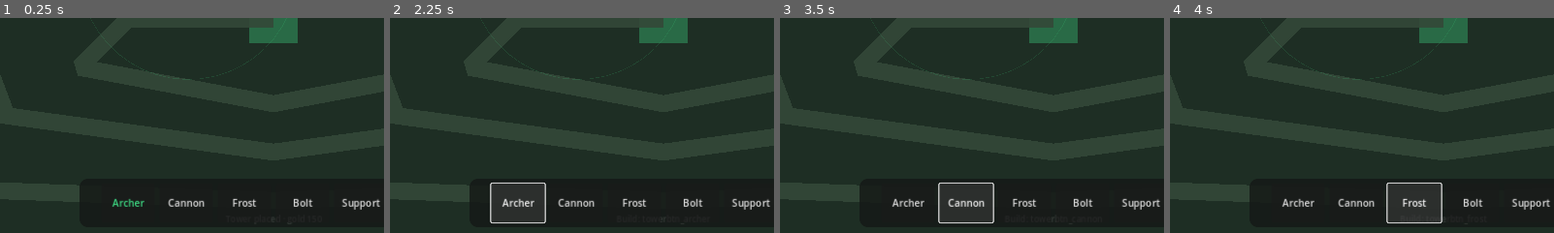
Above: before the commit, frames 1-4 (left to right).
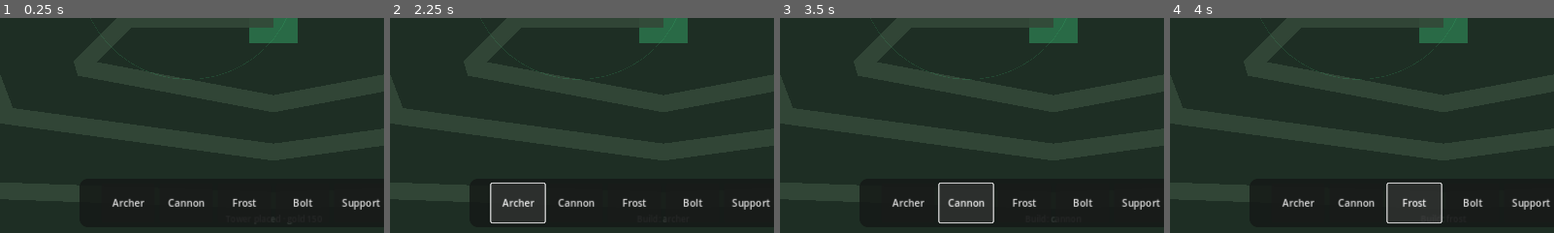
Above: after the commit, the same moments.

Repository: kennethIve/Green-TD
Game: Godot game, scene res://scenes/main.tscn
The game is run twice, just before and just after one commit, with the same random seed, the same clock (stepped at 60 frames per second) and the same inputs.
Inputs:
- Up to frame 1 (0.25 s): no input
- Up to frame 2 (2.25 s): click "Upgrade" at 0.5 s; click "Sell" at 1.25 s; click "Archer" at 2 s
- Up to frame 3 (3.5 s): click "Cannon" at 2.75 s
- Up to frame 4 (4 s): click "Frost" at 3.5 s
The pictures show only the part of the screen within x 14-64%, y 50-100%; the shares and areas given below are measured in that part.

The runs differ from the first frame. In frame 1, 0.2% of the frame differs, in the area x 29-38%, y 83-88%; in frame 2, less than 0.1%; in frame 3, less than 0.1%; in frame 4, less than 0.1%.

Commit message:
Fix double leak/gold on creep resolve; stop HUD demo overwrite

Diff:
--- a/scripts/creep/creep.gd
+++ b/scripts/creep/creep.gd
@@ -12,6 +12,7 @@
 var hp: int
 var _points: PackedVector2Array = []
 var _idx: int = 0
+var _resolved: bool = false
 
 @onready var _hp_label: Label = $HpLabel
 
@@ -23,6 +24,7 @@
 func setup(points: PackedVector2Array) -> void:
 	_points = points
 	hp = max_hp
+	_resolved = false
 	if _points.size() > 0:
 		global_position = _points[0]
 		_idx = 1
@@ -30,17 +32,37 @@
 
 
 func take_damage(amount: int) -> void:
+	if _resolved:
+		return
 	hp -= amount
 	_update_hp()
 	if hp <= 0:
-		died.emit(reward)
-		queue_free()
+		_resolve_death()
+
+
+func _resolve_death() -> void:
+	if _resolved:
+		return
+	_resolved = true
+	set_physics_process(false)
+	died.emit(reward)
+	queue_free()
+
+
+func _resolve_leak() -> void:
+	if _resolved:
+		return
+	_resolved = true
+	set_physics_process(false)
+	leaked.emit()
+	queue_free()
 
 
 func _physics_process(_delta: float) -> void:
+	if _resolved:
+		return
 	if _points.is_empty() or _idx >= _points.size():
-		leaked.emit()
-		queue_free()
+		_resolve_leak()
 		return
 	var target := _points[_idx]
 	var dir := (target - global_position)
--- a/scripts/ui/hud.gd
+++ b/scripts/ui/hud.gd
@@ -22,30 +22,31 @@
 @onready var build_tray: HBoxContainer = %BuildTray
 
 var _build_buttons: Dictionary = {}
+var _demo_seeded: bool = false
 
 
 func _ready() -> void:
 	_style_panels()
 	_wire_buttons()
-	# F5 demo data (UI/UX acceptance)
-	set_resources(25, 680)
-	set_wave(7, 30, 18.0)
-	set_build_selected("archer")
-	show_tower({
-		"name": "Eldarin Archer",
-		"dps": 42,
-		"range": 320,
-	})
+	# Demo seed only if game never pushed real resources this frame
+	await get_tree().process_frame
+	if not _demo_seeded:
+		# Leave blank-ish defaults; main.gd owns live values
+		pass
 
 
 func set_resources(lives: int, gold: int) -> void:
+	_demo_seeded = true
 	lives_label.text = "♥ %d" % lives
 	gold_label.text = "🪙 %d" % gold
 
 
 func set_wave(n: int, total: int, secs: float) -> void:
+	_demo_seeded = true
 	wave_label.text = "Wave %d / %d" % [n, total]
-	timer_label.text = "%ds" % int(secs)
+	var m := int(secs) / 60
+	var s := int(secs) % 60
+	timer_label.text = "%02d:%02d" % [m, s]
 	wave_bar.max_value = 30.0
 	wave_bar.value = clampf(secs, 0.0, 30.0)
 
@@ -76,21 +77,13 @@
 	%UpgradeBtn.pressed.connect(func() -> void: upgrade_pressed.emit())
 	%SellBtn.pressed.connect(func() -> void: sell_pressed.emit())
 	var ids := ["archer", "cannon", "frost", "lightning", "support", "sell"]
-	for child in build_tray.get_children():
-		if child is Button:
-			var btn := child as Button
-			var bid := str(btn.get_meta("tower_id", btn.name.to_lower()))
-			_build_buttons[bid] = btn
-			btn.pressed.connect(_on_build.bind(bid))
-	# Ensure meta ids even if scene used names
 	for i in ids.size():
 		var node_name := "TowerBtn_%s" % ids[i]
 		if build_tray.has_node(node_name):
 			var b: Button = build_tray.get_node(node_name)
 			b.set_meta("tower_id", ids[i])
 			_build_buttons[ids[i]] = b
-			if not b.pressed.is_connected(_on_build.bind(ids[i])):
-				b.pressed.connect(_on_build.bind(ids[i]))
+			b.pressed.connect(_on_build.bind(ids[i]))
 
 
 func _on_build(id: String) -> void:
